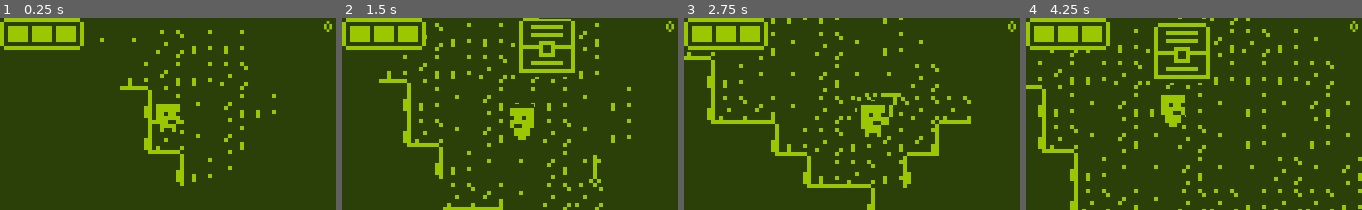
Above: before the commit, frames 1-4 (left to right).
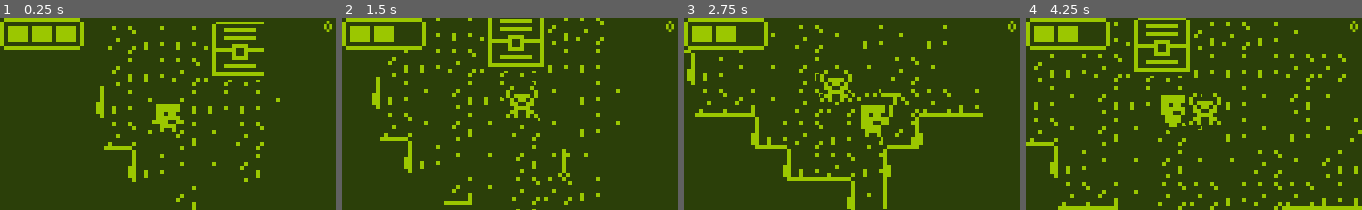
Above: after the commit, the same moments.

Repository: TheAihopGG/nokia-3310-jam-7
Game: Godot game, scene res://Scenes/game.tscn
Two runs of this game, one before a commit and one after it. Both use one fixed random seed, a clock stepped at 60 frames per second and the inputs below.
Inputs (mouse positions are in pixels of both pictures, inside the frame that each line leads up to):
- Up to frame 1 (0.25 s): no input
- Up to frame 2 (1.5 s): tap Enter at 0.5 s; move the mouse to (583, 104) at 0.52 s; hold Right (ui_right) 0.53-1.28 s; hold F (interact) 0.53-1.28 s; move the mouse to (442, 123) at 1.27 s; hold Down (ui_down) from 1.28 s (still down); tap F (interact) at 1.35 s
- Up to frame 3 (2.75 s): move the mouse to (885, 71) at 2.02 s; release Down (ui_down) at 2.03 s; press the mouse at (885, 71) at 2.03 s; hold Right (ui_right) from 2.03 s (still down); tap F (interact) at 2.3 s
- Up to frame 4 (4.25 s): move the mouse to (1177, 152) at 2.77 s; release Right (ui_right) at 2.78 s; release the mouse at (1177, 152) at 2.78 s; hold Up (ui_up) 2.78-3.53 s; tap F (interact) at 2.85 s; move the mouse to (1294, 142) at 3.52 s; hold Left (ui_left) from 3.53 s (still down); hold F (interact) from 3.53 s (still down)

The runs differ from the first frame. In frame 1, 6.9% of the frame differs, in the area x 28-84%, y 2-100%; in frame 2, 13%; in frame 3, 12%; in frame 4, 15%, in the area x 0-100%, y 0-100%.

Commit message:
feat: sounds

Diff:
--- a/Scenes/Characters/Enemies/Beatle/beatle.tscn
+++ b/Scenes/Characters/Enemies/Beatle/beatle.tscn
@@ -1,10 +1,11 @@
-[gd_scene load_steps=13 format=3 uid="uid://be5nsme2f8hbd"]
+[gd_scene load_steps=14 format=3 uid="uid://be5nsme2f8hbd"]
 
 [ext_resource type="PackedScene" uid="uid://4musjpj8oac5" path="res://Scenes/Characters/Enemies/enemy.tscn" id="1_6e4gx"]
 [ext_resource type="Script" path="res://Scenes/Characters/Enemies/Beatle/BeatleFSM.gd" id="2_bhe2i"]
 [ext_resource type="Script" path="res://Scenes/Characters/Enemies/Beatle/beatle.gd" id="2_nqbpa"]
 [ext_resource type="Texture2D" uid="uid://c1wy5qyxfevx2" path="res://Assets/Sprites/enemy4.png" id="3_mnfp2"]
 [ext_resource type="Script" path="res://Scenes/Characters/hitbox.gd" id="5_leec0"]
+[ext_resource type="AudioStream" uid="uid://cyp21xc8807l4" path="res://Assets/Sounds/hit4.wav" id="6_vius6"]
 
 [sub_resource type="SpriteFrames" id="SpriteFrames_v5ook"]
 animations = [{
@@ -55,6 +56,18 @@
 "update": 1,
 "values": [true]
 }
+tracks/3/type = "value"
+tracks/3/imported = false
+tracks/3/enabled = true
+tracks/3/path = NodePath("Sounds/Hurt:playing")
+tracks/3/interp = 1
+tracks/3/loop_wrap = true
+tracks/3/keys = {
+"times": PackedFloat32Array(0),
+"transitions": PackedFloat32Array(1),
+"update": 1,
+"values": [false]
+}
 
 [sub_resource type="Animation" id="Animation_5uip4"]
 resource_name = "chase"
@@ -179,6 +192,18 @@
 "update": 1,
 "values": [false, true, false, true]
 }
+tracks/3/type = "value"
+tracks/3/imported = false
+tracks/3/enabled = true
+tracks/3/path = NodePath("Sounds/Hurt:playing")
+tracks/3/interp = 1
+tracks/3/loop_wrap = true
+tracks/3/keys = {
+"times": PackedFloat32Array(0),
+"transitions": PackedFloat32Array(1),
+"update": 1,
+"values": [true]
+}
 
 [sub_resource type="AnimationLibrary" id="AnimationLibrary_niec7"]
 _data = {
@@ -211,3 +236,6 @@
 
 [node name="CollisionShape2D" type="CollisionShape2D" parent="Hitbox" index="0"]
 shape = SubResource("CircleShape2D_1tef0")
+
+[node name="Hurt" type="AudioStreamPlayer2D" parent="Sounds" index="0"]
+stream = ExtResource("6_vius6")
--- a/Scenes/Characters/Enemies/enemy.gd
+++ b/Scenes/Characters/Enemies/enemy.gd
@@ -2,7 +2,7 @@
 
 
 @onready var navigation = get_node("NavigationAgent2D")
-@onready var pathTimer : Timer = get_node("PathTimer")
+@onready var path_timer : Timer = get_node("PathTimer")
 
 func chase() -> void:
 	if not navigation.is_target_reached():
@@ -13,7 +13,7 @@
 	if is_instance_valid(GlobalVars.player):
 		set_movement_target(GlobalVars.player.position)
 	else:
-		pathTimer.stop()
+		path_timer.stop()
 		move_direction = Vector2.ZERO
 
 func set_movement_target(target_point : Vector2) -> void:
--- a/Scenes/Characters/Player/player.tscn
+++ b/Scenes/Characters/Player/player.tscn
@@ -8,6 +8,7 @@
 [ext_resource type="Texture2D" uid="uid://ch27c2afpl1c7" path="res://Assets/Sprites/player_idle.png" id="4_nxt3c"]
 [ext_resource type="PackedScene" uid="uid://d0odghx6qv0gp" path="res://Scenes/Characters/Dialog/dialog.tscn" id="4_x2o4e"]
 [ext_resource type="Texture2D" uid="uid://da2amfe33k0rl" path="res://Assets/Sprites/player_walk.png" id="5_ecvio"]
+[ext_resource type="AudioStream" uid="uid://belshs3hw7l3l" path="res://Assets/Sounds/hit1.wav" id="9_ohlj8"]
 
 [sub_resource type="CapsuleShape2D" id="CapsuleShape2D_54mox"]
 radius = 3.0
@@ -148,6 +149,18 @@
 tracks/2/interp = 1
 tracks/2/loop_wrap = true
 tracks/2/keys = {
+"times": PackedFloat32Array(0),
+"transitions": PackedFloat32Array(1),
+"update": 1,
+"values": [false]
+}
+tracks/3/type = "value"
+tracks/3/imported = false
+tracks/3/enabled = true
+tracks/3/path = NodePath("Sounds/Hurt:playing")
+tracks/3/interp = 1
+tracks/3/loop_wrap = true
+tracks/3/keys = {
 "times": PackedFloat32Array(0),
 "transitions": PackedFloat32Array(1),
 "update": 1,
@@ -298,6 +311,18 @@
 "update": 1,
 "values": [true, false]
 }
+tracks/4/type = "value"
+tracks/4/imported = false
+tracks/4/enabled = true
+tracks/4/path = NodePath("Sounds/Hurt:playing")
+tracks/4/interp = 1
+tracks/4/loop_wrap = true
+tracks/4/keys = {
+"times": PackedFloat32Array(0),
+"transitions": PackedFloat32Array(1),
+"update": 1,
+"values": [true]
+}
 
 [sub_resource type="Animation" id="Animation_ng1y3"]
 length = 0.6
@@ -415,7 +440,8 @@
 
 [node name="AnimatedSprite2D" parent="." index="3"]
 sprite_frames = SubResource("SpriteFrames_eep3v")
-animation = &"idle"
+animation = &"attack"
+frame = 5
 
 [node name="AnimationPlayer" parent="." index="4"]
 libraries = {
@@ -433,6 +459,7 @@
 [node name="Hitbox" type="Area2D" parent="RotateWeapon" index="0"]
 position = Vector2(7, 0)
 script = ExtResource("4_8g25m")
+delay_attack = 1.0
 
 [node name="CollisionShape2D" type="CollisionShape2D" parent="RotateWeapon/Hitbox" index="0"]
 shape = SubResource("CircleShape2D_7ancj")
@@ -447,6 +474,9 @@
 shape = SubResource("CircleShape2D_rbr0f")
 debug_color = Color(0.40239, 0.467644, 1, 0.42)
 
+[node name="Hurt" type="AudioStreamPlayer2D" parent="Sounds" index="0"]
+stream = ExtResource("9_ohlj8")
+
 [connection signal="hp_changed" from="HealthComponent" to="." method="_on_health_component_hp_changed"]
 [connection signal="body_entered" from="InteractionArea" to="." method="_on_interaction_area_body_entered"]
 [connection signal="body_exited" from="InteractionArea" to="." method="_on_interaction_area_body_exited"]
--- a/Scenes/ECS/health_component_diamond.gd
+++ b/Scenes/ECS/health_component_diamond.gd
@@ -8,4 +8,3 @@
 	if health_points <= 0:
 		for key in parent.drop.keys():
 			attacker.inventory[key] += parent.drop[key]
-		parent.queue_free()
--- a/Scenes/Objects/Chest/chest.gd
+++ b/Scenes/Objects/Chest/chest.gd
@@ -5,15 +5,15 @@
 	'diamonds': 100
 }
 
-@onready var animated_sprite : AnimatedSprite2D = get_node("AnimatedSprite2D")
+@onready var animation_player : AnimationPlayer = get_node("AnimationPlayer")
 
 var is_opened : bool = false
 
 func _ready() -> void:
-	animated_sprite.play('closed')
+	animation_player.play('closed')
 
 func open() -> void:
-	animated_sprite.play('opened')
+	animation_player.play('opened')
 	for key in drop.keys():
 		GlobalVars.player.inventory[key] += drop[key]
 
--- a/Scenes/Objects/Chest/chest.tscn
+++ b/Scenes/Objects/Chest/chest.tscn
@@ -1,8 +1,8 @@
-[gd_scene load_steps=8 format=3 uid="uid://dbuthd2134iv5"]
+[gd_scene load_steps=12 format=3 uid="uid://dbuthd2134iv5"]
 
 [ext_resource type="Script" path="res://Scenes/Objects/Chest/chest.gd" id="1_pjxs1"]
 [ext_resource type="Texture2D" uid="uid://c6o6m65ca3gos" path="res://Assets/Sprites/chest1.png" id="2_uncju"]
-[ext_resource type="PackedScene" uid="uid://bwih4ruasd3kw" path="res://Scenes/ECS/health_component.tscn" id="3_jjjjl"]
+[ext_resource type="AudioStream" uid="uid://c6qi8w7y5pmf2" path="res://Assets/Sounds/odd3.wav" id="4_drn2q"]
 
 [sub_resource type="AtlasTexture" id="AtlasTexture_setjr"]
 atlas = ExtResource("2_uncju")
@@ -31,6 +31,94 @@
 "speed": 5.0
 }]
 
+[sub_resource type="Animation" id="Animation_ud3lv"]
+length = 0.2
+tracks/0/type = "value"
+tracks/0/imported = false
+tracks/0/enabled = true
+tracks/0/path = NodePath("AnimatedSprite2D:frame")
+tracks/0/interp = 1
+tracks/0/loop_wrap = true
+tracks/0/keys = {
+"times": PackedFloat32Array(0),
+"transitions": PackedFloat32Array(1),
+"update": 1,
+"values": [0]
+}
+tracks/1/type = "value"
+tracks/1/imported = false
+tracks/1/enabled = true
+tracks/1/path = NodePath("AnimatedSprite2D:animation")
+tracks/1/interp = 1
+tracks/1/loop_wrap = true
+tracks/1/keys = {
+"times": PackedFloat32Array(0),
+"transitions": PackedFloat32Array(1),
+"update": 1,
+"values": ["closed"]
+}
+
+[sub_resource type="Animation" id="Animation_m7ucb"]
+length = 0.6
+tracks/0/type = "value"
+tracks/0/imported = false
+tracks/0/enabled = true
+tracks/0/path = NodePath("AnimatedSprite2D:frame")
+tracks/0/interp = 1
+tracks/0/loop_wrap = true
+tracks/0/keys = {
+"times": PackedFloat32Array(0),
+"transitions": PackedFloat32Array(1),
+"update": 1,
+"values": [0]
+}
+tracks/1/type = "value"
+tracks/1/imported = false
+tracks/1/enabled = true
+tracks/1/path = NodePath("AnimatedSprite2D:animation")
+tracks/1/interp = 1
+tracks/1/loop_wrap = true
+tracks/1/keys = {
+"times": PackedFloat32Array(0),
+"transitions": PackedFloat32Array(1),
+"update": 1,
+"values": ["opened"]
+}
+tracks/2/type = "value"
+tracks/2/imported = false
+tracks/2/enabled = true
+tracks/2/path = NodePath("Sounds/Open:playing")
+tracks/2/interp = 1
+tracks/2/loop_wrap = true
+tracks/2/keys = {
+"times": PackedFloat32Array(0),
+"transitions": PackedFloat32Array(1),
+"update": 1,
+"values": [true]
+}
+
+[sub_resource type="Animation" id="Animation_631t2"]
+length = 0.001
+tracks/0/type = "value"
+tracks/0/imported = false
+tracks/0/enabled = true
+tracks/0/path = NodePath("Sounds/Open:playing")
+tracks/0/interp = 1
+tracks/0/loop_wrap = true
+tracks/0/keys = {
+"times": PackedFloat32Array(0),
+"transitions": PackedFloat32Array(1),
+"update": 1,
+"values": [false]
+}
+
+[sub_resource type="AnimationLibrary" id="AnimationLibrary_pfviq"]
+_data = {
+"RESET": SubResource("Animation_631t2"),
+"closed": SubResource("Animation_ud3lv"),
+"opened": SubResource("Animation_m7ucb")
+}
+
 [sub_resource type="RectangleShape2D" id="RectangleShape2D_kwqhb"]
 size = Vector2(14, 14)
 
@@ -39,13 +127,18 @@
 
 [node name="AnimatedSprite2D" type="AnimatedSprite2D" parent="." groups=["Chests"]]
 sprite_frames = SubResource("SpriteFrames_12kmy")
-animation = &"closed"
+animation = &"opened"
 
 [node name="AnimationPlayer" type="AnimationPlayer" parent="."]
+libraries = {
+"": SubResource("AnimationLibrary_pfviq")
+}
 
 [node name="CollisionShape2D" type="CollisionShape2D" parent="."]
 position = Vector2(0, 1)
 shape = SubResource("RectangleShape2D_kwqhb")
 
-[node name="HealthComponent" parent="." instance=ExtResource("3_jjjjl")]
-max_health_points = 10
+[node name="Sounds" type="Node" parent="."]
+
+[node name="Open" type="AudioStreamPlayer2D" parent="Sounds"]
+stream = ExtResource("4_drn2q")
--- a/Scenes/Objects/Diamond/diamond.gd
+++ b/Scenes/Objects/Diamond/diamond.gd
@@ -10,3 +10,7 @@
 
 func _ready() -> void:
 	animated_sprite.frame = randi_range(0, 3)
+
+func _on_health_component_hp_changed(new_hp: Variant) -> void:
+	if new_hp == 0:
+		animation_player.play("destructed")
--- a/Scenes/Objects/Diamond/diamond.tscn
+++ b/Scenes/Objects/Diamond/diamond.tscn
@@ -1,12 +1,14 @@
-[gd_scene load_steps=13 format=3 uid="uid://cvvldda8khmm4"]
+[gd_scene load_steps=16 format=3 uid="uid://cvvldda8khmm4"]
 
 [ext_resource type="Script" path="res://Scenes/Objects/Diamond/diamond.gd" id="1_1rd86"]
 [ext_resource type="Texture2D" uid="uid://cicrv7jg4cai2" path="res://Assets/Sprites/diamond1.png" id="2_qwqi1"]
 [ext_resource type="Script" path="res://Scenes/ECS/health_component_diamond.gd" id="3_dce2e"]
 [ext_resource type="PackedScene" uid="uid://bwih4ruasd3kw" path="res://Scenes/ECS/health_component.tscn" id="3_qwm5q"]
+[ext_resource type="AudioStream" uid="uid://c1wnbj1w7r646" path="res://Assets/Sounds/hit6.wav" id="4_o2ggu"]
 [ext_resource type="Texture2D" uid="uid://lx1dn27hioch" path="res://Assets/Sprites/diamond2.png" id="5_0rpju"]
 [ext_resource type="Texture2D" uid="uid://b0bwrgekddog2" path="res://Assets/Sprites/diamond3.png" id="6_jq7d6"]
 [ext_resource type="Texture2D" uid="uid://c6fegux4r46a2" path="res://Assets/Sprites/diamond4.png" id="7_hpiu6"]
+[ext_resource type="AudioStream" uid="uid://byn60gamgoj58" path="res://Assets/Sounds/hit5.wav" id="9_vfjj4"]
 
 [sub_resource type="Animation" id="Animation_on8p0"]
 length = 0.001
@@ -21,6 +23,30 @@
 "transitions": PackedFloat32Array(1),
 "update": 0,
 "values": [0.0]
+}
+tracks/1/type = "value"
+tracks/1/imported = false
+tracks/1/enabled = true
+tracks/1/path = NodePath("Sounds/Hurt:playing")
+tracks/1/interp = 1
+tracks/1/loop_wrap = true
+tracks/1/keys = {
+"times": PackedFloat32Array(0),
+"transitions": PackedFloat32Array(1),
+"update": 1,
+"values": [false]
+}
+tracks/2/type = "value"
+tracks/2/imported = false
+tracks/2/enabled = true
+tracks/2/path = NodePath("Sounds/Destructed:playing")
+tracks/2/interp = 1
+tracks/2/loop_wrap = true
+tracks/2/keys = {
+"times": PackedFloat32Array(0),
+"transitions": PackedFloat32Array(1),
+"update": 1,
+"values": [false]
 }
 
 [sub_resource type="Animation" id="Animation_qculo"]
@@ -39,10 +65,54 @@
 "update": 0,
 "values": [0.0349066, -0.0523599, 0.0698132, -0.0349066, 0.0]
 }
+tracks/1/type = "value"
+tracks/1/imported = false
+tracks/1/enabled = true
+tracks/1/path = NodePath("Sounds/Hurt:playing")
+tracks/1/interp = 1
+tracks/1/loop_wrap = true
+tracks/1/keys = {
+"times": PackedFloat32Array(0.3),
+"transitions": PackedFloat32Array(1),
+"update": 1,
+"values": [true]
+}
+
+[sub_resource type="Animation" id="Animation_i82do"]
+resource_name = "destructed"
+length = 0.5
+step = 0.05
+tracks/0/type = "value"
+tracks/0/imported = false
+tracks/0/enabled = true
+tracks/0/path = NodePath("Sounds/Destructed:playing")
+tracks/0/interp = 1
+tracks/0/loop_wrap = true
+tracks/0/keys = {
+"times": PackedFloat32Array(0),
+"transitions": PackedFloat32Array(1),
+"update": 1,
+"values": [true]
+}
+tracks/1/type = "method"
+tracks/1/imported = false
+tracks/1/enabled = true
+tracks/1/path = NodePath(".")
+tracks/1/interp = 1
+tracks/1/loop_wrap = true
+tracks/1/keys = {
+"times": PackedFloat32Array(0.4),
+"transitions": PackedFloat32Array(1),
+"values": [{
+"args": [],
+"method": &"queue_free"
+}]
+}
 
 [sub_resource type="AnimationLibrary" id="AnimationLibrary_ldvh8"]
 _data = {
 "RESET": SubResource("Animation_on8p0"),
+"destructed": SubResource("Animation_i82do"),
 "hurt": SubResource("Animation_qculo")
 }
 
@@ -87,3 +157,13 @@
 
 [node name="CollisionShape2D" type="CollisionShape2D" parent="."]
 shape = SubResource("CircleShape2D_cuaua")
+
+[node name="Sounds" type="Node" parent="."]
+
+[node name="Hurt" type="AudioStreamPlayer2D" parent="Sounds"]
+stream = ExtResource("4_o2ggu")
+
+[node name="Destructed" type="AudioStreamPlayer2D" parent="Sounds"]
+stream = ExtResource("9_vfjj4")
+
+[connection signal="hp_changed" from="HealthComponent" to="." method="_on_health_component_hp_changed"]
--- a/Scenes/game.tscn
+++ b/Scenes/game.tscn
@@ -10,6 +10,7 @@
 [ext_resource type="Texture2D" uid="uid://bb01yqudxei3q" path="res://Assets/Sprites/health.png" id="8_kujqx"]
 [ext_resource type="PackedScene" uid="uid://dbuthd2134iv5" path="res://Scenes/Objects/Chest/chest.tscn" id="8_y5kmh"]
 [ext_resource type="FontFile" uid="uid://unpc42xsvs48" path="res://Assets/Fonts/tiny/tiny.ttf" id="9_o28ag"]
+[ext_resource type="PackedScene" uid="uid://be5nsme2f8hbd" path="res://Scenes/Characters/Enemies/Beatle/beatle.tscn" id="12_0d28c"]
 
 [sub_resource type="AtlasTexture" id="AtlasTexture_hrol5"]
 atlas = ExtResource("8_kujqx")
@@ -108,8 +109,13 @@
 [node name="Chest" parent="Items" instance=ExtResource("8_y5kmh")]
 position = Vector2(50, 14)
 
+[node name="Enemies" type="Node" parent="."]
+
+[node name="Beatle" parent="Enemies" instance=ExtResource("12_0d28c")]
+position = Vector2(90, 27)
+
 [node name="Player" parent="." instance=ExtResource("3_sqq7q")]
-position = Vector2(20, 30)
+position = Vector2(32, 31)
 
 [node name="AudioStreamPlayer2D" type="AudioStreamPlayer2D" parent="."]
 volume_db = 24.0
Not shown: 1 places in Scenes/Characters/Player/player.tscn that only renumber resources
Not shown: 1 places in Scenes/game.tscn that only renumber resources
